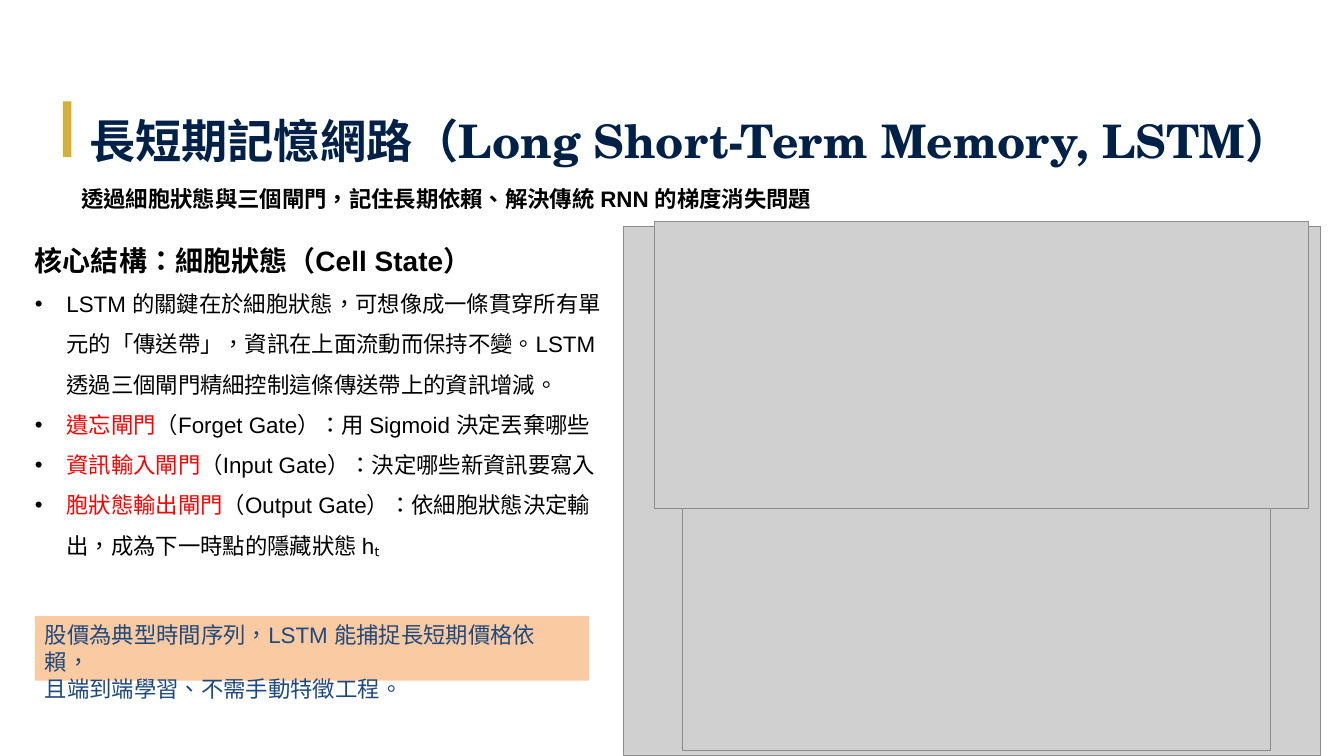
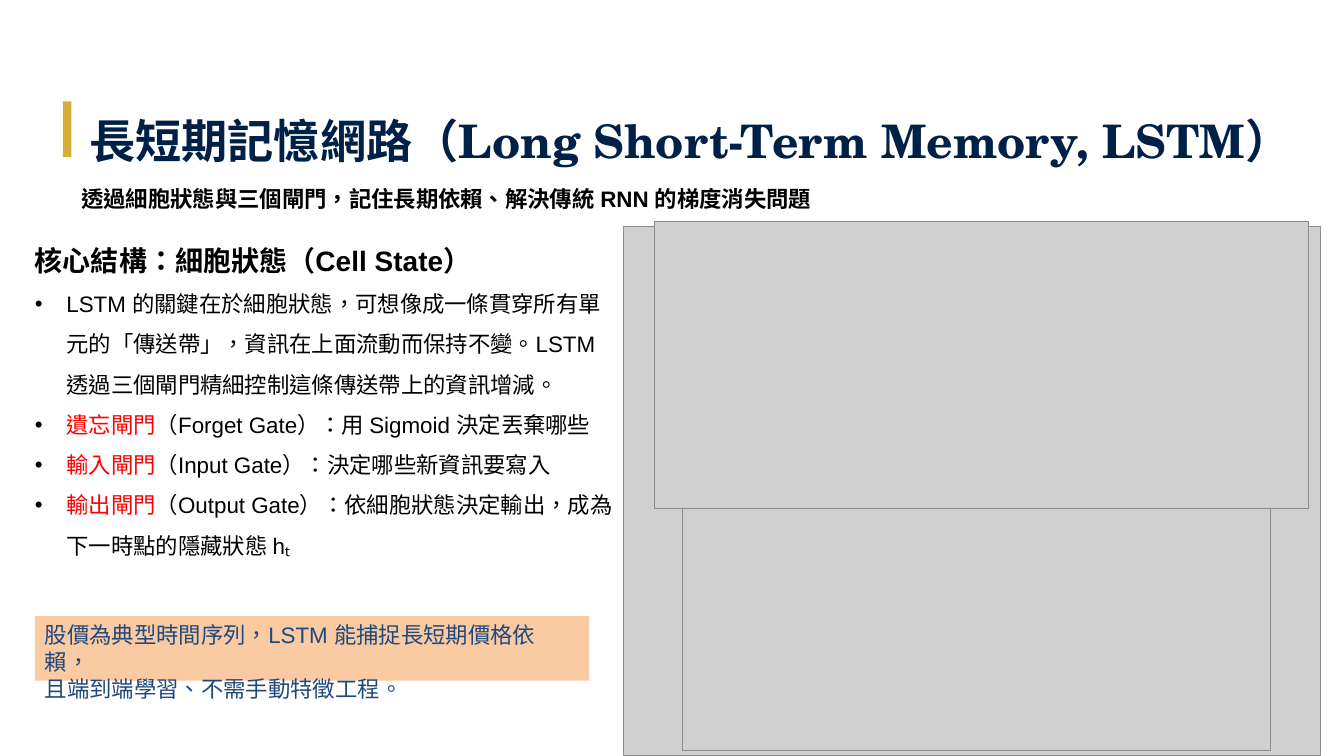
Before and after one commit to Tzu-Lin/ETF-AI-Project, a slide deck: slide 19 of 林子瑜-LLM_ETF_修訂七版_v20260618.pptx. Drawn at 1344x756 pixels with LibreOffice and Linux fonts; fonts in the diff are those of the drawing; grey boxes stand for pictures. Boxes give left, top, right and bottom in pixels: in the first picture for what was removed or moved away, otherwise in the second. Text is boxed around its words. In the diff, an @@ line names an element or a change of style, - is before the commit and + after.

```diff
--- a/林子瑜-LLM_ETF_修訂七版_v20260618.pptx
+++ b/林子瑜-LLM_ETF_修訂七版_v20260618.pptx
@@ text at (66,454,612,557): text changed @@
-• 資訊輸入閘門（Input Gate）：決定哪些新資訊要寫入
-• 胞狀態輸出閘門（Output Gate）：依細胞狀態決定輸出，成為下一時點的隱藏狀態 hₜ
+• 輸入閘門（Input Gate）：決定哪些新資訊要寫入
+• 輸出閘門（Output Gate）：依細胞狀態決定輸出，成為下一時點的隱藏狀態 hₜ
```
Also in this commit, not shown: 7 other slides changed, 1 other file.
